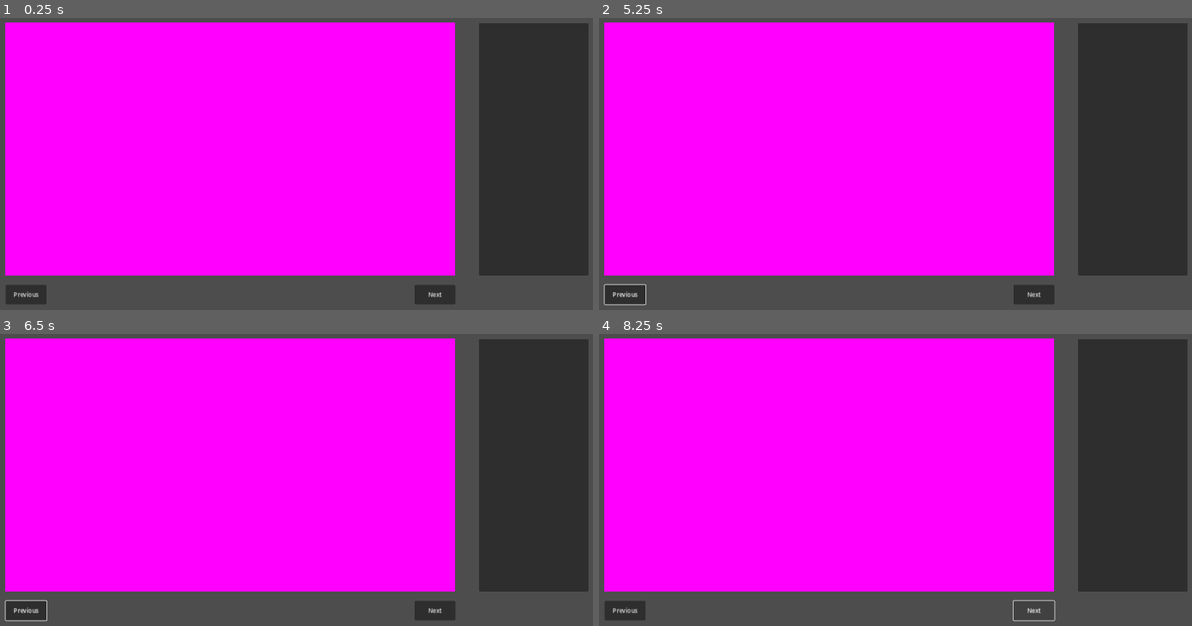
Above: before the commit, frames 1-4 (two rows, left to right).
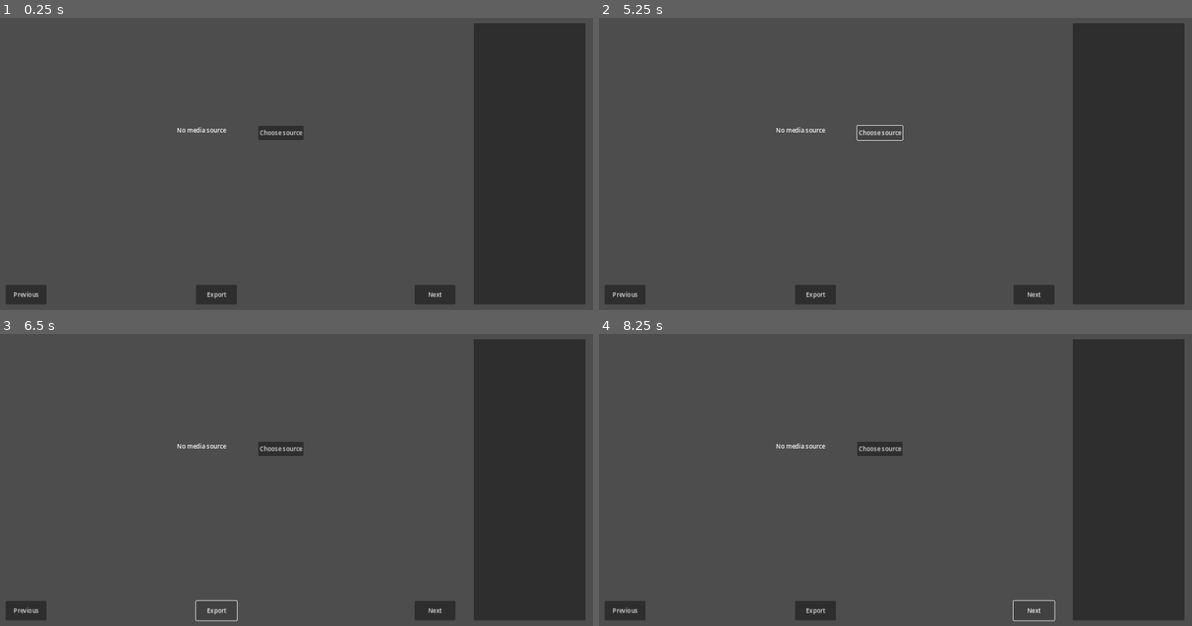
Above: after the commit, the same moments.

Repository: gcadorette/image_viewer
Game: Godot game, scene res://main.tscn
The game is run twice, just before and just after one commit, with the same random seed, the same clock (stepped at 60 frames per second) and the same inputs.
Inputs (mouse positions are in pixels of both pictures, inside the frame that each line leads up to):
- Up to frame 1 (0.25 s): no input
- Up to frame 2 (5.25 s): click (877, 131) at 0.5 s, where only the run after the commit has a clickable "Choose source"; click (818, 295) at 1.25 s, where only the run after the commit has a clickable "Export"; click "Next" at 2 s; click "Next" at 2.75 s; click "Previous" at 3.5 s; click "Previous" at 4.25 s; click (877, 131) at 5 s, where only the run after the commit has a clickable "Choose source"
- Up to frame 3 (6.5 s): click (219, 611) at 5.75 s, where only the run after the commit has a clickable "Export"
- Up to frame 4 (8.25 s): click "Previous" at 6.5 s; click (877, 447) at 7.25 s, where only the run after the commit has a clickable "Choose source"; click "Next" at 8 s

The runs differ from the first frame. In frame 1, 69% of the frame differs, in the area x 0-100%, y 1-98%; in frame 2, 69%, in the area x 0-100%, y 1-99%; in frame 3, 69%; in frame 4, 69%.

Commit message:
started UI + config in ini file

Diff:
--- /dev/null
+++ b/Models/Config.gd
@@ -0,0 +1,7 @@
+class_name ConfigModel
+
+var image_filetype = ["JPG", "JPEG", "PNG"]
+var raw_filetype = ["NEF", "RAW"]
+
+var folders_source: Array[GenericTypeTransferConfig] = []
+var folders_destination: Array[FolderConfigDestination] = []
--- /dev/null
+++ b/Models/Enum.gd
@@ -0,0 +1 @@
+enum FileTransferType { ssh = 1, windows_cmd = 2}
--- /dev/null
+++ b/Models/FolderConfigDestination.gd
@@ -0,0 +1,5 @@
+class_name FolderConfigDestination
+
+var folder_config: GenericTypeTransferConfig = null
+var is_transfer_img = true
+var is_transfer_raw = false
--- /dev/null
+++ b/Models/TransferTypeConfig/GenericTypeTransferConfig.gd
@@ -0,0 +1,2 @@
+class_name GenericTypeTransferConfig
+# empty class, used as a parent class
--- /dev/null
+++ b/Models/TransferTypeConfig/WindowsFileSystemConfig.gd
@@ -0,0 +1,4 @@
+class_name WindowsFileSystemConfig
+
+extends GenericTypeTransferConfig
+var dir = ""
--- /dev/null
+++ b/Service/ConfigService.gd
@@ -0,0 +1,36 @@
+class_name ConfigService
+
+var Config = load("res://Models/Config.gd")
+var Enum = load("res://Models/Enum.gd")
+var GenericTypeTransferConfig = load("res://Models/TransferTypeConfig/GenericTypeTransferConfig.gd")
+var WindowsFileSystemConfig = load("res://Models/TransferTypeConfig/WindowsFileSystemConfig.gd")
+var FolderConfigDestination = load("res://Models/FolderConfigDestination.gd")
+
+const CONFIG_FILE_PATH = "user://config.ini"
+var _config_file = null
+var _config_obj = null
+
+func _init():
+	_config_file = ConfigFile.new()
+	_config_obj = Config.new()
+
+	var err = _config_file.load(CONFIG_FILE_PATH)
+
+	if err != OK:
+		err = _config_file.save(CONFIG_FILE_PATH)
+		if err != OK:
+			print("File couldn't be accessed")
+			return
+
+	# TODO: Lire la config
+
+func get_folders_source() -> void: #TODO: Determiner la config à envoyer au UI
+	pass # TODO
+
+func create_folder_source_windows(dir: String) -> void:
+	var index = len(_config_obj.folders_source)
+	var source_tt_config = {dir: dir}
+
+	var section_name = "Folder%dSrc" % index
+	_config_file.set_value("section_name", "dir", dir)
+	_config_obj.folders_source.append(source_tt_config)
--- /dev/null
+++ b/imageviewer.gd
@@ -0,0 +1,7 @@
+extends Control
+var ConfigService = load("res://Service/ConfigService.gd")
+var _config_service = null
+
+# Called when the node enters the scene tree for the first time.
+func _ready():
+	_config_service = ConfigService.new()
--- a/main.tscn
+++ b/main.tscn
@@ -1,6 +1,8 @@
-[gd_scene load_steps=2 format=3 uid="uid://pmtt5d5r0jjq"]
+[gd_scene load_steps=3 format=3 uid="uid://pmtt5d5r0jjq"]
 
-[sub_resource type="ViewportTexture" id="ViewportTexture_0hdo6"]
+[ext_resource type="Script" path="res://imageviewer.gd" id="1_156ou"]
+
+[sub_resource type="ImageTexture" id="ImageTexture_trsdu"]
 
 [node name="Main" type="Control"]
 layout_mode = 3
@@ -8,6 +10,7 @@
 anchor_bottom = 1.0
 grow_horizontal = 2
 grow_vertical = 2
+script = ExtResource("1_156ou")
 
 [node name="PictureViewer" type="TextureRect" parent="."]
 layout_mode = 1
@@ -20,8 +23,46 @@
 offset_top = -0.400009
 offset_right = 0.199951
 offset_bottom = -0.400085
-texture = SubResource("ViewportTexture_0hdo6")
+texture = SubResource("ImageTexture_trsdu")
 expand_mode = 3
+
+[node name="EmptyDirectoryControl" type="Control" parent="."]
+layout_mode = 1
+anchor_left = 0.013
+anchor_top = 0.11
+anchor_right = 0.763
+anchor_bottom = 0.856
+offset_left = 0.199999
+offset_top = -4.00001
+offset_right = 0.199951
+offset_bottom = -0.400085
+
+[node name="Button" type="Button" parent="EmptyDirectoryControl"]
+layout_mode = 1
+anchors_preset = -1
+anchor_left = 0.562
+anchor_top = 0.407
+anchor_right = 0.662
+anchor_bottom = 0.453
+offset_left = -0.400024
+offset_top = 0.274994
+offset_right = 0.599915
+offset_bottom = 6.77499
+text = "Choose source
+"
+
+[node name="Label" type="Label" parent="EmptyDirectoryControl"]
+layout_mode = 1
+anchors_preset = -1
+anchor_left = 0.381
+anchor_top = 0.407
+anchor_right = 0.512
+anchor_bottom = 0.463
+offset_left = -0.200012
+offset_top = 0.274994
+offset_right = 0.599976
+offset_bottom = 0.474976
+text = "No media source"
 
 [node name="Previous" type="Button" parent="."]
 layout_mode = 1
@@ -50,15 +91,27 @@
 text = "Next
 "
 
-[node name="Tree" type="Tree" parent="."]
+[node name="FolderView" type="ItemList" parent="."]
 layout_mode = 1
 anchors_preset = -1
-anchor_left = 0.805
+anchor_left = 0.794
 anchor_top = 0.11
-anchor_right = 0.985
-anchor_bottom = 0.856
-offset_left = -4.00012
+anchor_right = 0.981
+anchor_bottom = 0.941
+offset_left = -0.400024
 offset_top = -4.00001
-offset_right = -0.00012207
-offset_bottom = -0.400085
-columns = 2
+offset_right = -0.600098
+offset_bottom = 0.0999756
+
+[node name="Export" type="Button" parent="."]
+layout_mode = 1
+anchors_preset = -1
+anchor_left = 0.331
+anchor_top = 0.883
+anchor_right = 0.399
+anchor_bottom = 0.941
+offset_left = -0.600037
+offset_top = 0.299927
+offset_right = -0.400024
+offset_bottom = 0.0999146
+text = "Export"
